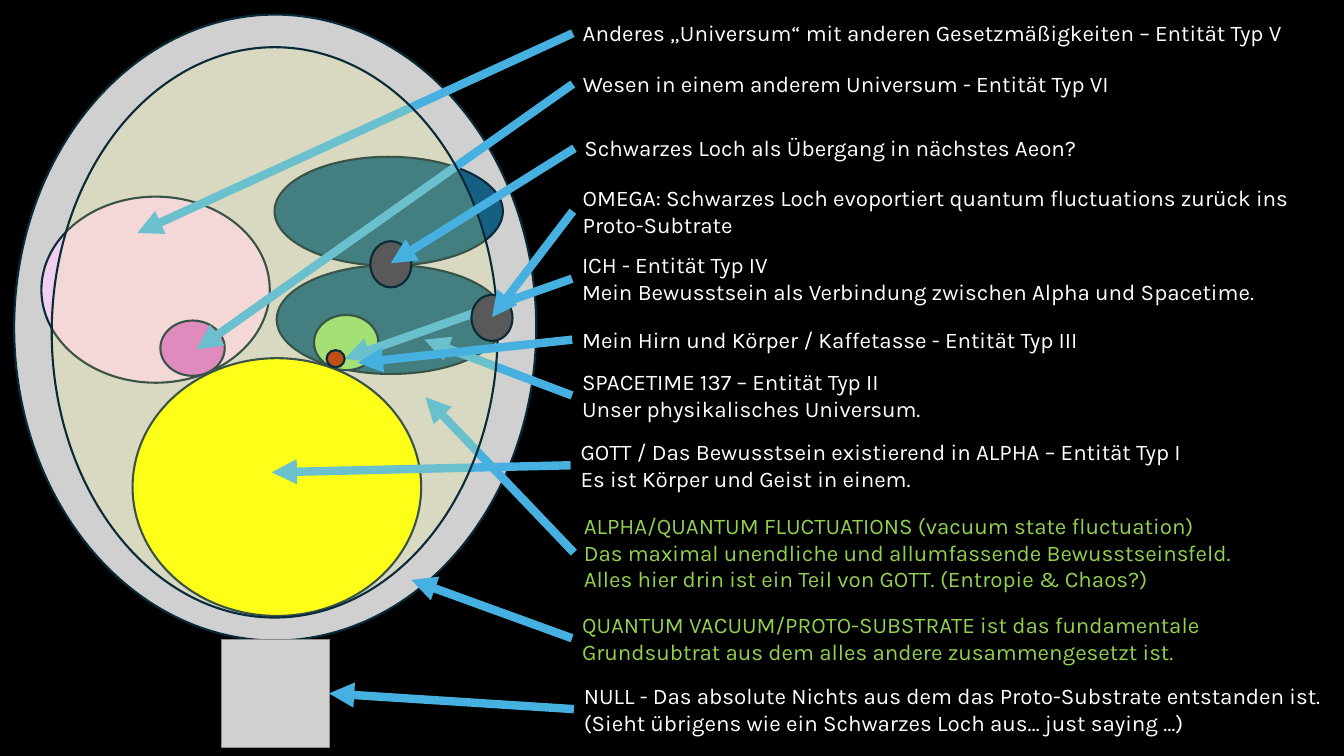
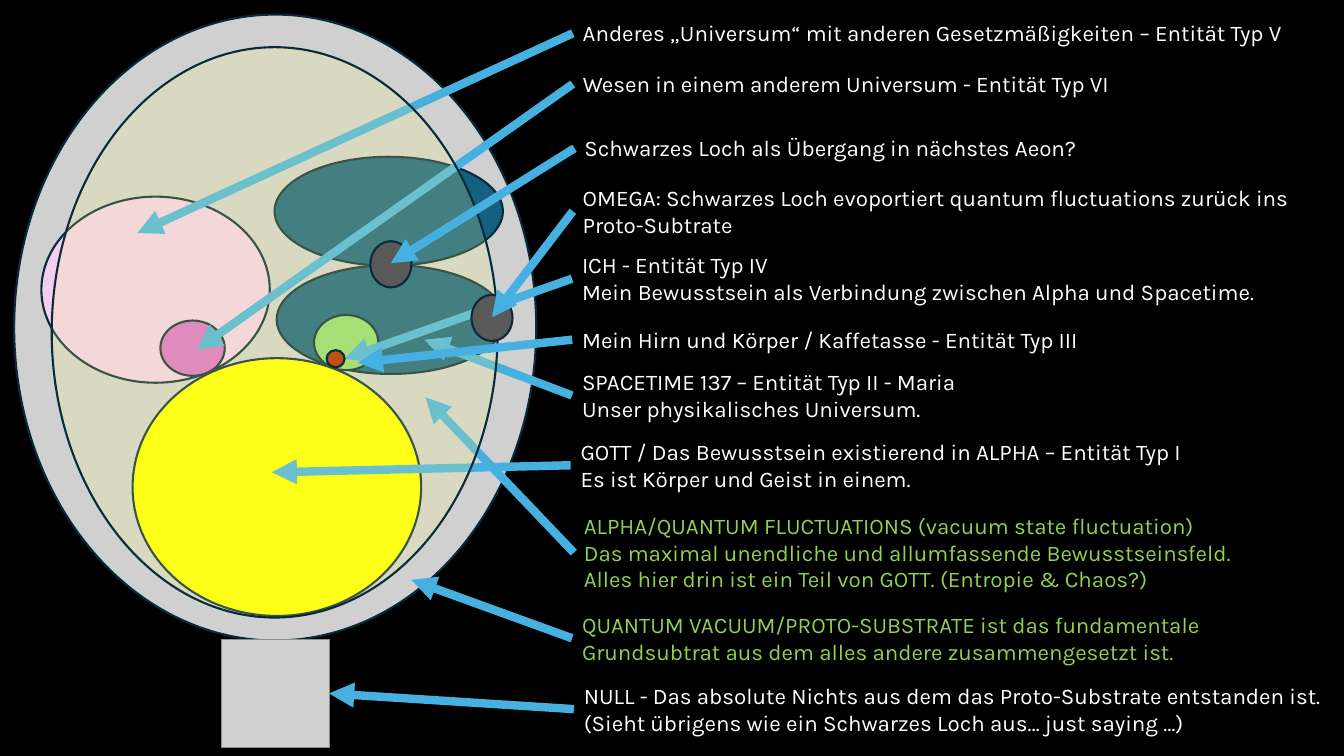
Before and after one commit to TripBuddy81/TripBuddy, a slide deck: slide 1 of media/ideas/Alpha and Omega.pptx. Drawn at 1344x756 pixels with LibreOffice and Linux fonts; fonts in the diff are those of the drawing; grey boxes stand for pictures. Boxes give left, top, right and bottom in pixels: in the first picture for what was removed or moved away, otherwise in the second. Text is boxed around its words. In the diff, an @@ line names an element or a change of style, - is before the commit and + after.

```diff
--- a/media/ideas/Alpha and Omega.pptx
+++ b/media/ideas/Alpha and Omega.pptx
@@ text at <box>582,374,955,423</box>: text changed @@
-SPACETIME 137 – Entität Typ II
-Unser physikalisches Universum.
+SPACETIME 137 – Entität Typ II - Maria
+Unser physikalisches Universum.
```
Also in this commit, not shown: 2 other files.
